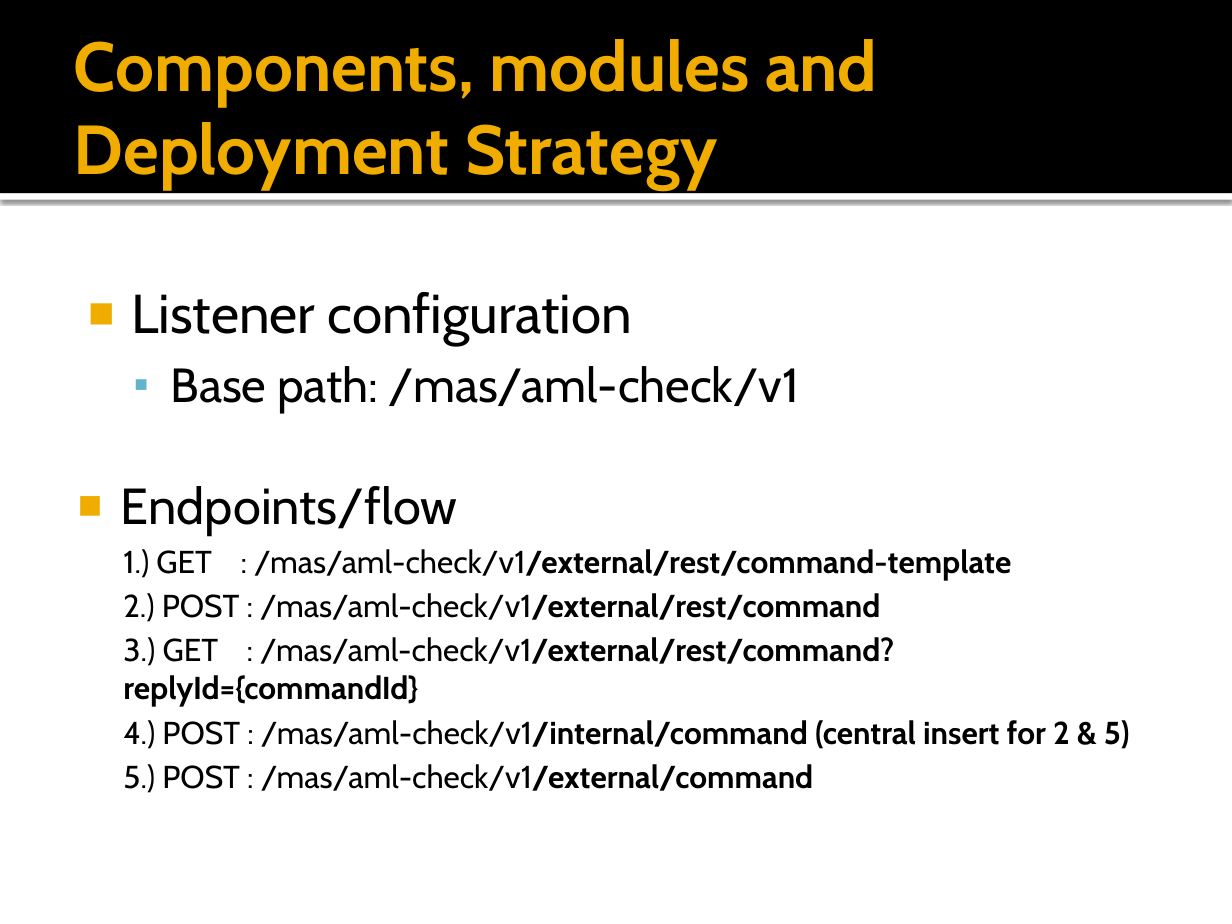
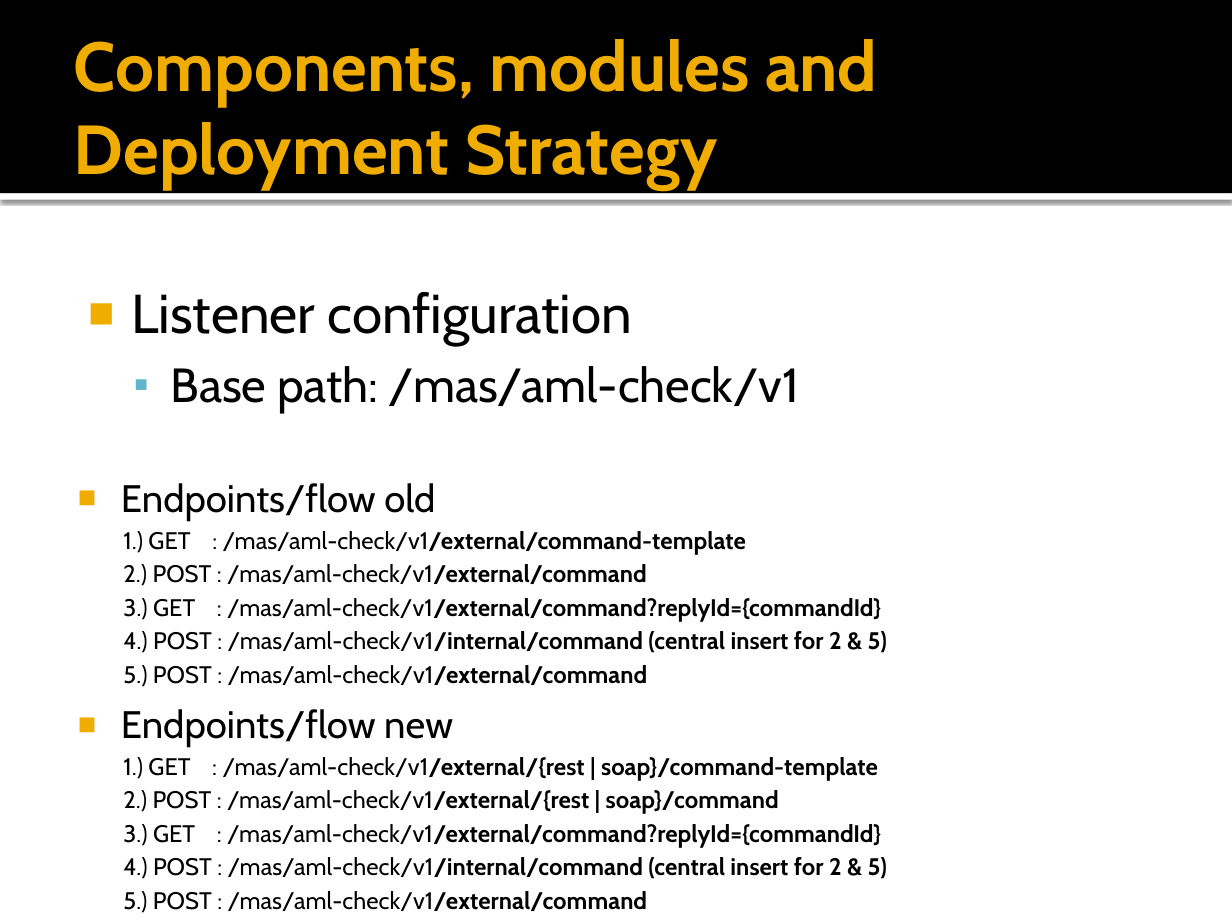
Before and after one commit to preciouspearlsano/mas-aml-check, a slide deck: slide 6 of amlcheck-docs/AML Check API.pptx. Drawn at 1232x924 pixels with LibreOffice and Linux fonts; fonts in the diff are those of the drawing. Boxes give left, top, right and bottom in pixels: in the first picture for what was removed or moved away, otherwise in the second. Text is boxed around its words. In the diff, an @@ line names an element or a change of style, - is before the commit and + after.

```diff
--- a/amlcheck-docs/AML Check API.pptx
+++ b/amlcheck-docs/AML Check API.pptx
@@ text at bbox=[121, 483, 881, 622]: text changed; size 18.5 to 14 pt; bold off @@
-■ Endpoints/flow
-  1.) GET : /mas/aml-check/v1/external/rest/command-template
-  2.) POST : /mas/aml-check/v1/external/rest/command
-  3.) GET : /mas/aml-check/v1/external/rest/command?replyId={commandId}
+■ Endpoints/flow old
+  1.) GET : /mas/aml-check/v1/external/command-template
+  2.) POST : /mas/aml-check/v1/external/command
+  3.) GET : /mas/aml-check/v1/external/command?replyId={commandId}
@@ text at bbox=[123, 631, 888, 687]: size 18.5 to 14 pt in "4.) POST : /mas/aml-check/v1/internal/command (central inser ...", "5.) POST : /mas/aml-check/v1/external/command" @@
@@ text added at bbox=[121, 709, 888, 913], 14 pt, text #000000, bold @@
+■ Endpoints/flow new
+  1.) GET : /mas/aml-check/v1/external/{rest | soap}/command-template
+  2.) POST : /mas/aml-check/v1/external/{rest | soap}/command
+  3.) GET : /mas/aml-check/v1/external/command?replyId={commandId}
+  4.) POST : /mas/aml-check/v1/internal/command (central insert for 2 & 5)
+  5.) POST : /mas/aml-check/v1/external/command
```
Also in this commit, not shown: 2 other slides changed, 47 other files.
